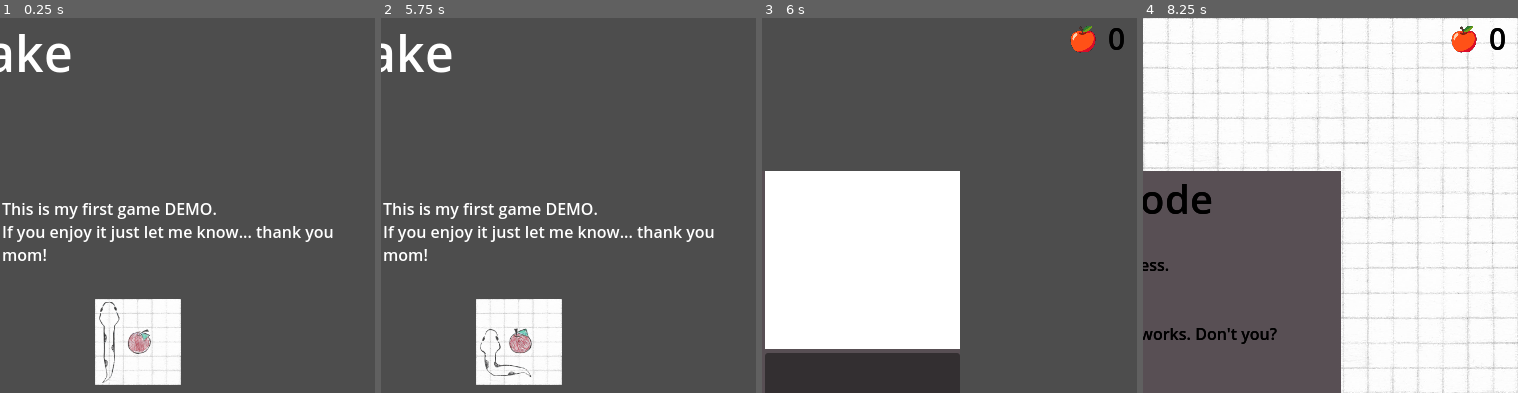
Above: before the commit, frames 1-4 (left to right).
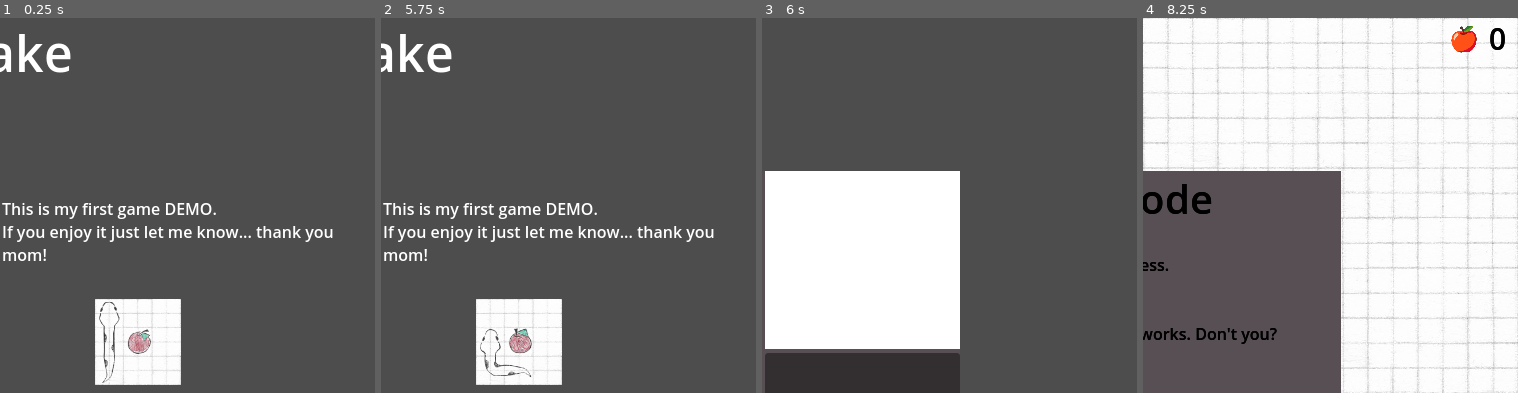
Above: after the commit, the same moments.

Repository: patribu7/It_is_a_snake_clone
Game: Godot game, scene res://scene/main/main.tscn
Two runs of this game, one before a commit and one after it. Both use one fixed random seed, a clock stepped at 60 frames per second and the inputs below.
Inputs:
- Up to frame 1 (0.25 s): no input
- Up to frame 2 (5.75 s): tap Enter at 0.5 s; hold Right (move_right) 0.53-1.28 s; tap Space (Space) every 0.75 s from 0.6 to 5.1 s; hold Escape (back) 1.28-2.03 s; hold Right (move_right) 2.03-2.78 s; hold Up (move_up) 2.78-3.53 s; hold Left (move_left) 3.53-5.03 s; hold Escape (back) from 5.03 s (still down)
- Up to frame 3 (6 s): tap Space (Space) at 5.75, 5.85 s; release Escape (back) at 5.78 s; hold Right (move_right) from 5.78 s (still down)
- Up to frame 4 (8.25 s): release Right (move_right) at 6.5 s; click "NEW GAME" at 6.5 s; click "NEW GAME" at 7.25 s; click "ENDLESS MODE" at 8 s
The pictures show only the part of the screen within x 50-100%, y 0-50%; the shares and areas given below are measured in that part.

Frames 1-2 are identical in both runs. In frame 3, 0.5% of the frame differs, in the area x 82-97%, y 2-10%; in frame 4, nothing differs.

Commit message:
Update HUD
HUD per ogni livello. Reso accessibile anche nel debug di livello

Diff:
--- a/scene/global/GameData.gd
+++ b/scene/global/GameData.gd
@@ -19,9 +19,6 @@
 	"body": "text not find ç_ç",
 	"goal": "text not find ç_ç"
 }
-
-@onready var counter_score = get_node("/root/Main/GUI/HUD/Score/Counter")
-@onready var alert_box = get_node("/root/Main/GUI/HUD/Alert")
 
 
 func load_desc_scene(lv):
@@ -62,12 +59,31 @@
 
 
 func update_HUD_score(i:int):
+	var counter_score = get_node("/root/Main/Game/Map/HUD/Score/Counter")
 	if is_instance_valid(counter_score):
 		counter_score.text = str(i)
 
+	elif is_instance_valid(get_node("/root/Map")): #se sono nel debug del livello
+		counter_score = get_node("/root/Map/HUD/Score/Counter")
+		counter_score.text = str(i)
+
+	else:
+		print("can't find HUD")
+
 
 func show_alert(t: String):
+	var alert_box = get_node("/root/Main/Game/Map/HUD/Alert")
+
 	if is_instance_valid(alert_box):
 		alert_box.text = t
 		await Global.wait(3)
 		alert_box.text = ""
+
+	elif is_instance_valid(get_node("/root/Map")): #se sono nel debug del livello
+		alert_box = get_node("/root/Map/HUD/Alert")
+		alert_box.text = t
+		await Global.wait(3)
+		alert_box.text = ""
+
+	else:
+		print("can't find Alert")
--- a/scene/gui/gui.tscn
+++ b/scene/gui/gui.tscn
@@ -15,92 +15,6 @@
 mouse_filter = 2
 theme = ExtResource("1_otfa5")
 script = ExtResource("1_w5dbx")
-
-[node name="HUD" type="Control" parent="."]
-layout_mode = 1
-anchors_preset = 15
-anchor_right = 1.0
-anchor_bottom = 1.0
-grow_horizontal = 2
-grow_vertical = 2
-mouse_filter = 2
-
-[node name="Alert" type="Label" parent="HUD"]
-layout_mode = 1
-anchors_preset = 7
-anchor_left = 0.5
-anchor_top = 1.0
-anchor_right = 0.5
-anchor_bottom = 1.0
-offset_left = -118.0
-offset_top = -101.0
-offset_right = 118.0
-grow_horizontal = 2
-grow_vertical = 0
-
-[node name="Score" type="Control" parent="HUD"]
-layout_mode = 1
-anchors_preset = 1
-anchor_left = 1.0
-anchor_right = 1.0
-offset_left = -69.0
-offset_bottom = 40.0
-grow_horizontal = 0
-
-[node name="Counter" type="Label" parent="HUD/Score"]
-layout_mode = 1
-anchors_preset = 6
-anchor_left = 1.0
-anchor_top = 0.5
-anchor_right = 1.0
-anchor_bottom = 0.5
-offset_left = -40.0
-offset_top = -21.0
-offset_bottom = 21.0
-grow_horizontal = 0
-grow_vertical = 2
-theme_override_font_sizes/font_size = 30
-text = "0"
-horizontal_alignment = 1
-vertical_alignment = 1
-
-[node name="Symbol" type="Control" parent="HUD/Score"]
-layout_mode = 1
-anchors_preset = 4
-anchor_top = 0.5
-anchor_bottom = 0.5
-offset_top = -20.0
-offset_right = 40.0
-offset_bottom = 20.0
-grow_vertical = 2
-
-[node name="Apple" type="Sprite2D" parent="HUD/Score/Symbol"]
-
-[node name="Label" type="Label" parent="HUD/Score/Symbol"]
-layout_mode = 1
-anchors_preset = 8
-anchor_left = 0.5
-anchor_top = 0.5
-anchor_right = 0.5
-anchor_bottom = 0.5
-offset_left = -20.5
-offset_top = -13.0
-offset_right = 18.5
-offset_bottom = 29.0
-grow_horizontal = 2
-grow_vertical = 2
-theme_override_font_sizes/font_size = 30
-text = "🍎"
-
-[node name="Game_over" type="Label" parent="HUD"]
-visible = false
-layout_mode = 0
-offset_left = 230.0
-offset_top = 193.0
-offset_right = 494.0
-offset_bottom = 375.0
-theme_override_font_sizes/font_size = 50
-text = "Game over"
 
 [node name="Menu" type="Control" parent="."]
 layout_mode = 1
--- /dev/null
+++ b/scene/gui/hud.tscn
@@ -0,0 +1,90 @@
+[gd_scene load_steps=2 format=3 uid="uid://0tk54xpq8c1s"]
+
+[ext_resource type="Theme" uid="uid://osp3cmlsbr4d" path="res://assets/tres/theme.tres" id="1_bnfpb"]
+
+[node name="HUD" type="Control"]
+layout_mode = 3
+anchors_preset = 15
+anchor_right = 1.0
+anchor_bottom = 1.0
+grow_horizontal = 2
+grow_vertical = 2
+mouse_filter = 2
+theme = ExtResource("1_bnfpb")
+
+[node name="Alert" type="Label" parent="."]
+layout_mode = 1
+anchors_preset = 7
+anchor_left = 0.5
+anchor_top = 1.0
+anchor_right = 0.5
+anchor_bottom = 1.0
+offset_left = -118.0
+offset_top = -101.0
+offset_right = 118.0
+grow_horizontal = 2
+grow_vertical = 0
+
+[node name="Score" type="Control" parent="."]
+layout_mode = 1
+anchors_preset = 1
+anchor_left = 1.0
+anchor_right = 1.0
+offset_left = -69.0
+offset_bottom = 40.0
+grow_horizontal = 0
+
+[node name="Counter" type="Label" parent="Score"]
+layout_mode = 1
+anchors_preset = 6
+anchor_left = 1.0
+anchor_top = 0.5
+anchor_right = 1.0
+anchor_bottom = 0.5
+offset_left = -40.0
+offset_top = -21.0
+offset_bottom = 21.0
+grow_horizontal = 0
+grow_vertical = 2
+theme_override_font_sizes/font_size = 30
+text = "0"
+horizontal_alignment = 1
+vertical_alignment = 1
+
+[node name="Symbol" type="Control" parent="Score"]
+layout_mode = 1
+anchors_preset = 4
+anchor_top = 0.5
+anchor_bottom = 0.5
+offset_top = -20.0
+offset_right = 40.0
+offset_bottom = 20.0
+grow_vertical = 2
+
+[node name="Apple" type="Sprite2D" parent="Score/Symbol"]
+
+[node name="Label" type="Label" parent="Score/Symbol"]
+layout_mode = 1
+anchors_preset = 8
+anchor_left = 0.5
+anchor_top = 0.5
+anchor_right = 0.5
+anchor_bottom = 0.5
+offset_left = -20.5
+offset_top = -13.0
+offset_right = 18.5
+offset_bottom = 29.0
+grow_horizontal = 2
+grow_vertical = 2
+theme_override_font_sizes/font_size = 30
+text = "🍎"
+
+[node name="Game_over" type="Label" parent="."]
+visible = false
+layout_mode = 0
+offset_left = 230.0
+offset_top = 193.0
+offset_right = 494.0
+offset_bottom = 375.0
+theme_override_font_sizes/font_size = 50
+text = "Game over"
--- a/scene/maps/map0.tscn
+++ b/scene/maps/map0.tscn
@@ -1,8 +1,9 @@
-[gd_scene load_steps=6 format=3 uid="uid://cfcrhossc7bqg"]
+[gd_scene load_steps=7 format=3 uid="uid://cfcrhossc7bqg"]
 
 [ext_resource type="Script" path="res://scene/maps/script/map0.gd" id="1_bva7q"]
 [ext_resource type="PackedScene" uid="uid://doedtjatqxvg6" path="res://scene/snake/snake.tscn" id="2_mrcyp"]
 [ext_resource type="Texture2D" uid="uid://itgu8afr1rfp" path="res://assets/png/sprite/background.png" id="2_r88gq"]
+[ext_resource type="PackedScene" uid="uid://0tk54xpq8c1s" path="res://scene/gui/hud.tscn" id="4_dgsqv"]
 
 [sub_resource type="TileSetAtlasSource" id="TileSetAtlasSource_jnpcb"]
 texture = ExtResource("2_r88gq")
@@ -75,3 +76,5 @@
 
 [node name="Snake" parent="." instance=ExtResource("2_mrcyp")]
 position = Vector2(350, 550)
+
+[node name="HUD" parent="." instance=ExtResource("4_dgsqv")]
--- a/scene/maps/map1.tscn
+++ b/scene/maps/map1.tscn
@@ -7,6 +7,7 @@
 [ext_resource type="PackedScene" uid="uid://doedtjatqxvg6" path="res://scene/snake/snake.tscn" id="4_xhvip"]
 [ext_resource type="PackedScene" uid="uid://bhxev8xcd4qb3" path="res://scene/goal/goal.tscn" id="5_m3f8l"]
 [ext_resource type="PackedScene" uid="uid://d2m11att7xtb0" path="res://scene/gate/gate.tscn" id="6_spmow"]
+[ext_resource type="PackedScene" uid="uid://0tk54xpq8c1s" path="res://scene/gui/hud.tscn" id="8_w61ed"]
 
 [sub_resource type="TileSetAtlasSource" id="TileSetAtlasSource_5nn7e"]
 texture = ExtResource("2_yhbt5")
@@ -123,3 +124,5 @@
 
 [node name="Gate" parent="Gates" instance=ExtResource("6_spmow")]
 position = Vector2(350, 400)
+
+[node name="HUD" parent="." instance=ExtResource("8_w61ed")]
--- a/scene/maps/map2.tscn
+++ b/scene/maps/map2.tscn
@@ -10,6 +10,7 @@
 [ext_resource type="Script" path="res://scene/snake/tail_queue.gd" id="8_yymba"]
 [ext_resource type="PackedScene" uid="uid://cttxj65xn4xwq" path="res://scene/snake/tail.tscn" id="9_rhby3"]
 [ext_resource type="PackedScene" uid="uid://3hyoamlqamqj" path="res://scene/snake/player.tscn" id="10_ynbvu"]
+[ext_resource type="PackedScene" uid="uid://0tk54xpq8c1s" path="res://scene/gui/hud.tscn" id="11_ghjhu"]
 
 [sub_resource type="TileSetAtlasSource" id="TileSetAtlasSource_x3wdd"]
 texture = ExtResource("2_pi1cb")
@@ -180,6 +181,8 @@
 wait_time = 0.365
 autostart = true
 
+[node name="HUD" parent="." instance=ExtResource("11_ghjhu")]
+
 [connection signal="property_list_changed" from="Snake/Tail_queue/Tail1" to="Snake/Tail_queue/Tail1" method="_on_property_list_changed"]
 [connection signal="property_list_changed" from="Snake/Tail_queue/Tail2" to="Snake/Tail_queue/Tail2" method="_on_property_list_changed"]
 [connection signal="property_list_changed" from="Snake/Tail_queue/Tail3" to="Snake/Tail_queue/Tail3" method="_on_property_list_changed"]
--- a/scene/maps/map3.tscn
+++ b/scene/maps/map3.tscn
@@ -10,6 +10,7 @@
 [ext_resource type="PackedScene" uid="uid://d2m11att7xtb0" path="res://scene/gate/gate.tscn" id="6_jfsxs"]
 [ext_resource type="PackedScene" uid="uid://cttxj65xn4xwq" path="res://scene/snake/tail.tscn" id="7_3uexw"]
 [ext_resource type="PackedScene" uid="uid://3hyoamlqamqj" path="res://scene/snake/player.tscn" id="8_uk5ug"]
+[ext_resource type="PackedScene" uid="uid://0tk54xpq8c1s" path="res://scene/gui/hud.tscn" id="11_h4knb"]
 
 [sub_resource type="TileSetAtlasSource" id="TileSetAtlasSource_0w8dy"]
 texture = ExtResource("2_03xxf")
@@ -244,6 +245,8 @@
 [node name="Gate" parent="Gates" instance=ExtResource("6_jfsxs")]
 position = Vector2(350, 400)
 
+[node name="HUD" parent="." instance=ExtResource("11_h4knb")]
+
 [connection signal="property_list_changed" from="Snake/Tail_queue/Tail1" to="Snake/Tail_queue/Tail1" method="_on_property_list_changed"]
 [connection signal="property_list_changed" from="Snake/Tail_queue/Tail2" to="Snake/Tail_queue/Tail2" method="_on_property_list_changed"]
 [connection signal="property_list_changed" from="Snake/Tail_queue/Tail3" to="Snake/Tail_queue/Tail3" method="_on_property_list_changed"]
--- a/scene/maps/map4.tscn
+++ b/scene/maps/map4.tscn
@@ -9,6 +9,7 @@
 [ext_resource type="Script" path="res://scene/snake/tail_queue.gd" id="6_0sf8h"]
 [ext_resource type="PackedScene" uid="uid://cttxj65xn4xwq" path="res://scene/snake/tail.tscn" id="7_ebfji"]
 [ext_resource type="PackedScene" uid="uid://3hyoamlqamqj" path="res://scene/snake/player.tscn" id="8_hdcr8"]
+[ext_resource type="PackedScene" uid="uid://0tk54xpq8c1s" path="res://scene/gui/hud.tscn" id="10_38ev2"]
 
 [sub_resource type="TileSetAtlasSource" id="TileSetAtlasSource_0wsyh"]
 texture = ExtResource("2_wpikn")
@@ -281,6 +282,8 @@
 [node name="Goal" parent="." instance=ExtResource("5_4d0jn")]
 position = Vector2(0, 700)
 
+[node name="HUD" parent="." instance=ExtResource("10_38ev2")]
+
 [connection signal="property_list_changed" from="Snake/Tail_queue/Tail1" to="Snake/Tail_queue/Tail1" method="_on_property_list_changed"]
 [connection signal="property_list_changed" from="Snake/Tail_queue/Tail2" to="Snake/Tail_queue/Tail2" method="_on_property_list_changed"]
 [connection signal="property_list_changed" from="Snake/Tail_queue/Tail3" to="Snake/Tail_queue/Tail3" method="_on_property_list_changed"]
--- a/scene/maps/map5.tscn
+++ b/scene/maps/map5.tscn
@@ -11,6 +11,7 @@
 [ext_resource type="PackedScene" uid="uid://cd0ckluym4lmc" path="res://scene/spider/spider.tscn" id="7_3lpsb"]
 [ext_resource type="PackedScene" uid="uid://3hyoamlqamqj" path="res://scene/snake/player.tscn" id="7_7ls3b"]
 [ext_resource type="Script" path="res://scene/apple/apple_still.gd" id="7_x8h70"]
+[ext_resource type="PackedScene" uid="uid://0tk54xpq8c1s" path="res://scene/gui/hud.tscn" id="12_vs7mw"]
 
 [sub_resource type="TileSetAtlasSource" id="TileSetAtlasSource_4tfsx"]
 texture = ExtResource("2_hi6yo")
@@ -304,6 +305,8 @@
 wait_time = 0.365
 autostart = true
 
+[node name="HUD" parent="." instance=ExtResource("12_vs7mw")]
+
 [connection signal="property_list_changed" from="Snake/Tail_queue/Tail1" to="Snake/Tail_queue/Tail1" method="_on_property_list_changed"]
 [connection signal="property_list_changed" from="Snake/Tail_queue/Tail2" to="Snake/Tail_queue/Tail2" method="_on_property_list_changed"]
 [connection signal="property_list_changed" from="Snake/Tail_queue/Tail3" to="Snake/Tail_queue/Tail3" method="_on_property_list_changed"]
--- a/scene/maps/map6.tscn
+++ b/scene/maps/map6.tscn
@@ -8,6 +8,7 @@
 [ext_resource type="Script" path="res://scene/snake/tail_queue.gd" id="6_irgio"]
 [ext_resource type="PackedScene" uid="uid://cttxj65xn4xwq" path="res://scene/snake/tail.tscn" id="7_b33iy"]
 [ext_resource type="PackedScene" uid="uid://3hyoamlqamqj" path="res://scene/snake/player.tscn" id="8_ggiv7"]
+[ext_resource type="PackedScene" uid="uid://0tk54xpq8c1s" path="res://scene/gui/hud.tscn" id="9_at4ec"]
 
 [sub_resource type="TileSetAtlasSource" id="TileSetAtlasSource_jy3gc"]
 texture = ExtResource("2_afdh1")
@@ -160,6 +161,8 @@
 wait_time = 0.365
 autostart = true
 
+[node name="HUD" parent="." instance=ExtResource("9_at4ec")]
+
 [connection signal="property_list_changed" from="Snake2/Tail_queue/Tail1" to="Snake2/Tail_queue/Tail1" method="_on_property_list_changed"]
 [connection signal="property_list_changed" from="Snake2/Tail_queue/Tail2" to="Snake2/Tail_queue/Tail2" method="_on_property_list_changed"]
 [connection signal="property_list_changed" from="Snake/Tail_queue/Tail1" to="Snake/Tail_queue/Tail1" method="_on_property_list_changed"]
Not shown: 1 places in scene/maps/map1.tscn that only renumber resources
Not shown: 1 places in scene/maps/map2.tscn that only renumber resources
Not shown: 1 places in scene/maps/map3.tscn that only renumber resources
Not shown: 1 places in scene/maps/map4.tscn that only renumber resources
Not shown: 1 places in scene/maps/map5.tscn that only renumber resources
Not shown: 1 places in scene/maps/map6.tscn that only renumber resources
